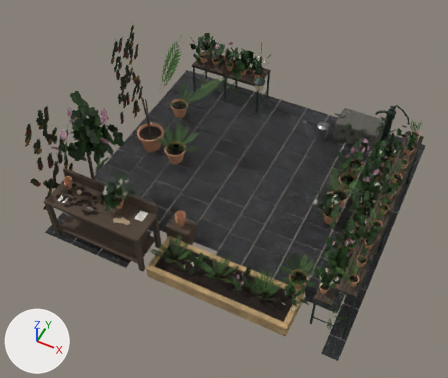
The glTF model godot/art/levels/manor/room_greenhouse.gltf, before and after one commit.
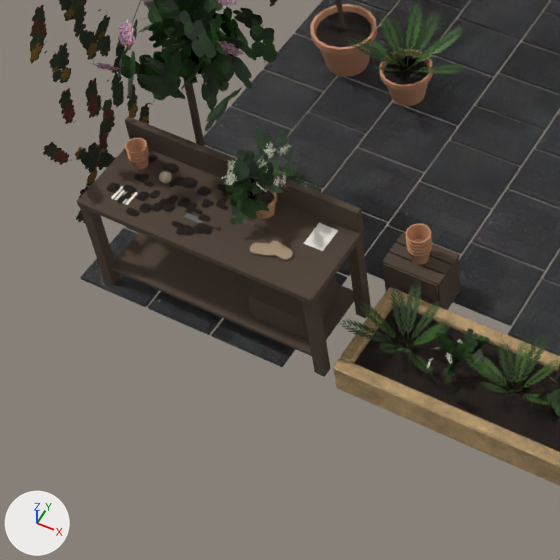
Each version appears first whole from a 50 mm camera at (25.3, 3.1, 12.66) aimed at (22.05, 9.6, 4.53), and next in a close-up on the part from 3% to 53% of the width and 32% to 91% of the height. The lights are fixed; the arrows at lower left show +X, +Y and +Z. The first two pictures are the older version. Objects named as collision shapes, trigger or cutter boxes, shadow casters or lower levels of detail are left out. Where no turn or scale is listed for an object, it has been applied to the vertices.

Names of what the first close-up shows: '温室·叠着的空盆', '温室·常春藤', '温室·木箱', '温室·盆栽与花床', '温室·盆栽工作台-col', '温室·石板地', '温室·粉花', '温室·蕨叶', '温室·阔叶' and 1 more.
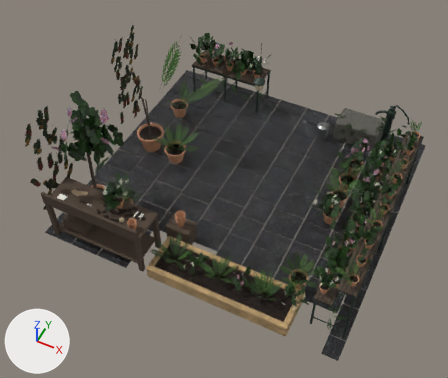
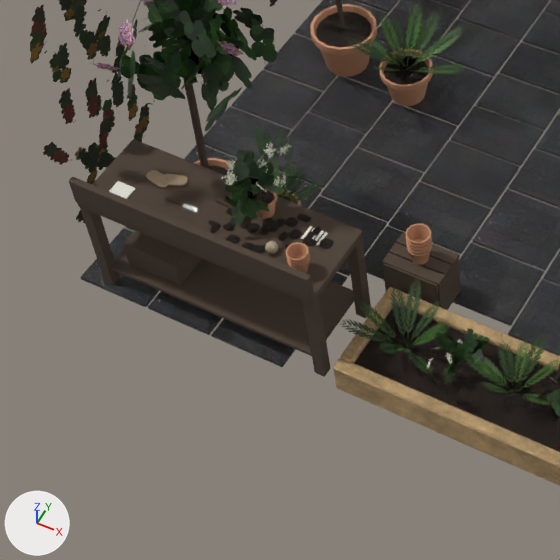
Commit message: fix(greenhouse): 工作台转向室内，避免背板遮挡照片

What differs and where, as boxes [x1, y1, x2, y2] in the close-ups (560 x 560 px):
'温室·盆栽工作台-col', turned: before [77, 117, 371, 377]; after [69, 139, 371, 377]

Patch to the scene script:
```diff
--- a/godot/art/levels/manor/room_greenhouse.gltf.py
+++ b/godot/art/levels/manor/room_greenhouse.gltf.py
@@ ob_温室_盆栽工作台_col @@
 ob_温室_盆栽工作台_col.location = (20.35, 8.28, 3.631)
+ob_温室_盆栽工作台_col.rotation_euler = (0.0, 0.0, 3.142)  # degrees (0, 0, 180)
```
